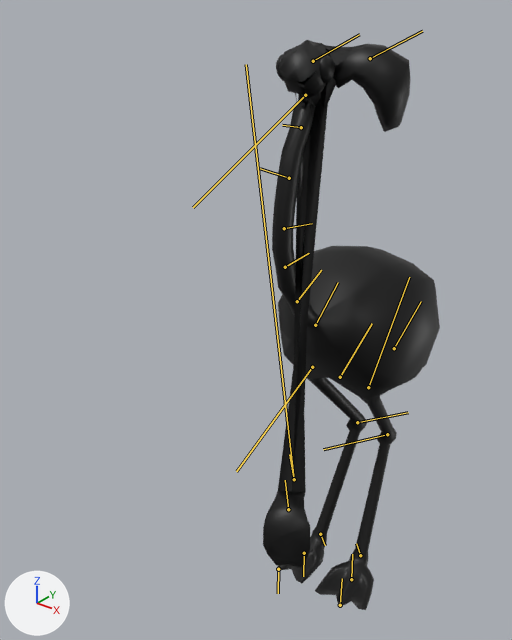
The FBX model Assets/Flam_Left.fbx, before and after one commit.
Rendered twice from a camera (50 mm lens) standing at (0.349, -0.549, 0.672) and looking at (-0.051, -0.049, 0.362). The lights are fixed; the arrows at lower left show +X, +Y and +Z. Both versions are drawn at frame 14 of the action 'Take 001'; the numbers are the values there. The bones that bend it are drawn over the model as lines.
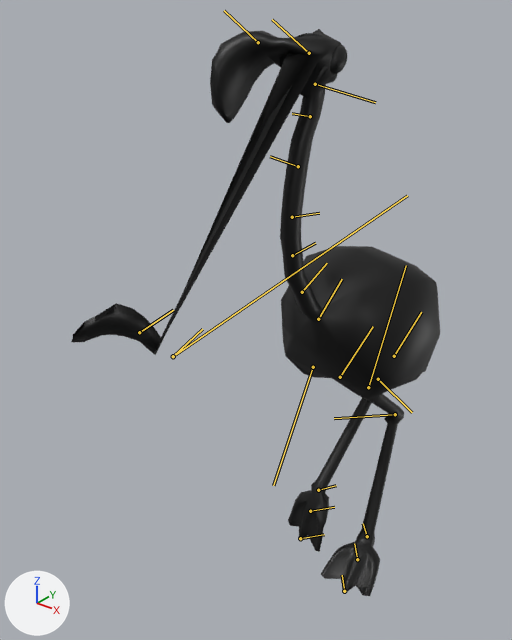
Where the change shows, as pixel boxes (x1, y1, x2, y2) in the pictures (512 x 640 px):
'polySurface2', posed (108% wider)
    before: (263, 40, 440, 610)
    after: (71, 29, 440, 596)
bone 'joint1', root to tip
    before: (340, 377) to (372, 323)
    after: (340, 377) to (373, 326)
bone 'joint2', root to tip
    before: (315, 325) to (338, 282)
    after: (318, 319) to (342, 279)
bone 'joint3', root to tip
    before: (297, 301) to (321, 270)
    after: (302, 292) to (327, 263)
bone 'joint4', root to tip
    before: (285, 267) to (309, 253)
    after: (292, 255) to (315, 243)
bone 'joint5', root to tip
    before: (284, 228) to (312, 223)
    after: (292, 217) to (319, 213)
bone 'joint6', root to tip
    before: (289, 178) to (260, 168)
    after: (298, 166) to (270, 156)
bone 'joint8', root to tip
    before: (305, 95) to (193, 207)
    after: (315, 84) to (375, 102)
bone 'joint24', root to tip
    before: (294, 479) to (289, 454)
    after: (173, 356) to (202, 329)
bone 'joint13', root to tip
    before: (368, 387) to (409, 277)
    after: (368, 387) to (406, 265)
bone 'joint14', root to tip
    before: (387, 434) to (323, 449)
    after: (395, 414) to (334, 418)
bone 'joint16', root to tip
    before: (351, 579) to (352, 554)
    after: (357, 559) to (354, 543)
bone 'joint19', root to tip
    before: (312, 367) to (236, 471)
    after: (313, 367) to (273, 485)
bone 'joint20', root to tip
    before: (357, 422) to (408, 412)
    after: (378, 379) to (412, 412)
bone 'joint21', root to tip
    before: (320, 534) to (325, 545)
    after: (318, 490) to (336, 485)
bone 'joint22', root to tip
    before: (304, 553) to (303, 576)
    after: (310, 511) to (334, 507)

The change in detail:
Bone 'joint1' (bone_joint1) turns from (0, 0, 47) to (-1, 0, 51) degrees about its own x, y and z.
Bone 'joint2' (bone_joint2) turns from (-1, 0, 29) to (-1, 1, 29) degrees about its own x, y and z.
Bone 'joint3' (bone_joint3) turns from (0, 0, -20) to (0, 0, -21) degrees about its own x, y and z.
Bone 'joint4' (bone_joint4) turns from (0, 0, -25) to (0, 0, -27) degrees about its own x, y and z.
Bone 'joint5' (bone_joint5) turns from (0, 0, -16) to (0, 0, -17) degrees about its own x, y and z.
Bone 'joint6' (bone_joint6) turns from (0, 0, 16) to (0, 0, 17) degrees about its own x, y and z.
Bone 'joint8' (bone_joint8) turns from (-167, 3, 3) to (8, 0, 29) degrees about its own x, y and z.
Bone 'joint24' (bone_joint24) moves from (-24.3, -30.2, 1.7) to (0.9, -26.5, 3.6).
Bone 'joint24' (bone_joint24) turns from (5, -167, -22) to (-27, -55, 54) degrees about its own x, y and z.
Bone 'joint13' (bone_joint13) turns from (-6, -4, 46) to (-8, -2, 61) degrees about its own x, y and z.
Bone 'joint14' (bone_joint14) turns from (0, 0, 0) to (1, 2, 13) degrees about its own x, y and z.
Bone 'joint16' (bone_joint16) turns from (0, 0, 0) to (-5, -4, -21) degrees about its own x, y and z.
Bone 'joint19' (bone_joint19) turns from (-7, -4, 46) to (-5, -2, 75) degrees about its own x, y and z.
Bone 'joint20' (bone_joint20) turns from (0, 0, -1) to (3, 7, 45) degrees about its own x, y and z.
Bone 'joint21' (bone_joint21) turns from (0, 0, 0) to (-10, -1, -69) degrees about its own x, y and z.
Bone 'joint22' (bone_joint22) turns from (0, 0, 0) to (-5, -4, -21) degrees about its own x, y and z.
